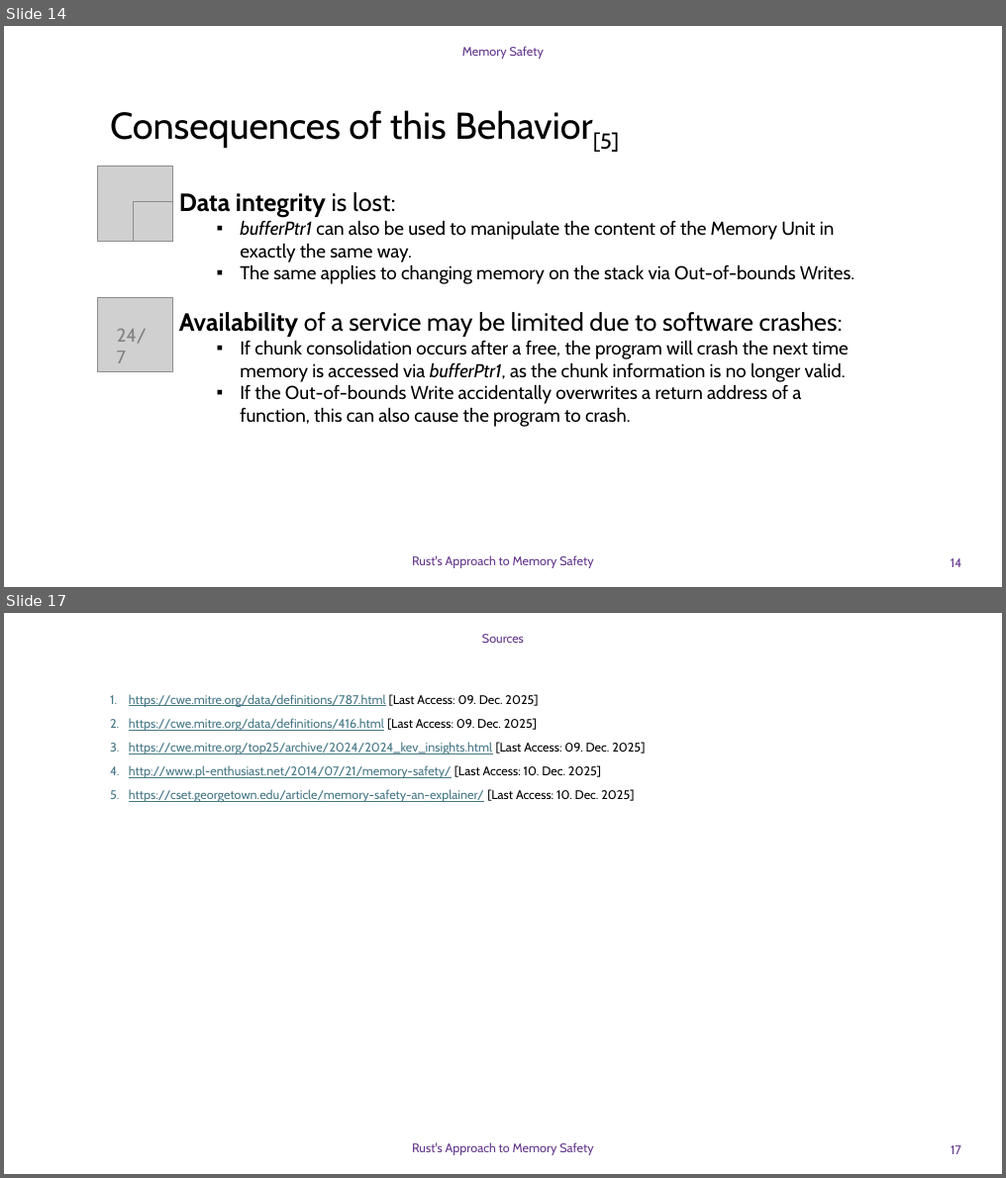
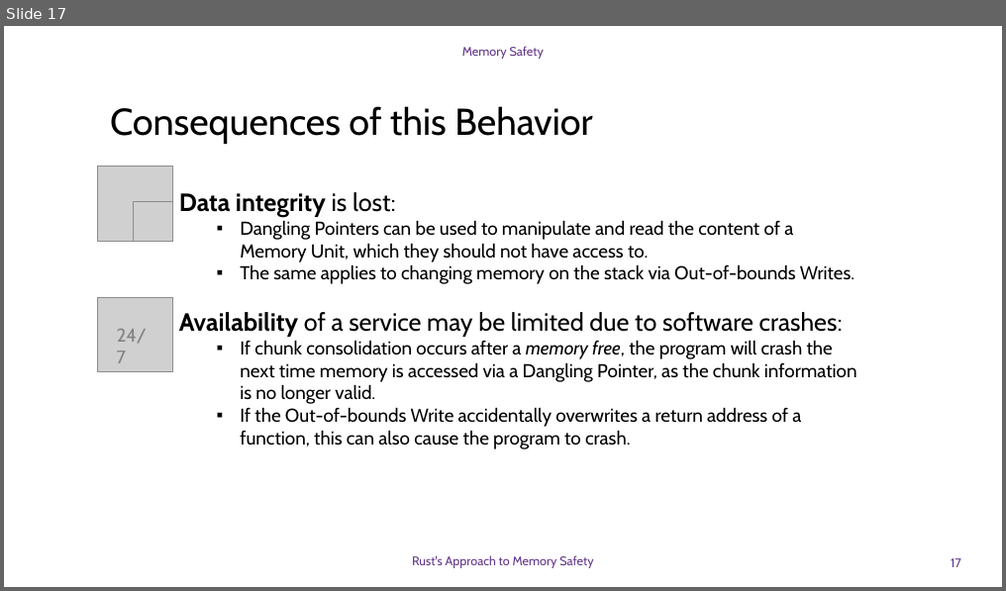
Before and after one commit to DavidGinfo/c-runtime-vs-rust-compiletime, a slide deck: Memory_Safety_Rust.pptx. Shown one above the other, each under a label of ours: slides 14 and 17 before the commit, slide 17 after it; the slides between them are not shown. The pictures are 1006x1178 and 1006x591 pixels, drawn with LibreOffice and Linux fonts; fonts in the diff are those of the drawing; grey boxes stand for pictures; background and template pictures are left out. Boxes give left, top, right and bottom in pixels: in the first picture for what was removed or moved away, otherwise in the second. Text is boxed around its words. In the diff, an @@ line names an element or a change of style, - is before the commit and + after.

```diff
--- a/Memory_Safety_Rust.pptx
+++ b/Memory_Safety_Rust.pptx
@@ slide 17 removed at (4,613,1002,1174), background #FFFFFF @@
@@ text removed at (482,634,524,643) @@
-Sources
@@ text removed at (129,694,645,802) @@
-1. https://cwe.mitre.org/data/definitions/787.html [Last Access: 09. Dec. 2025]
-2. https://cwe.mitre.org/data/definitions/416.html [Last Access: 09. Dec. 2025]
-3. https://cwe.mitre.org/top25/archive/2024/2024_kev_insights.html [Last Access: 09. Dec. 2025]
-4. http://www.pl-enthusiast.net/2014/07/21/memory-safety/ [Last Access: 10. Dec. 2025]
-5. https://cset.georgetown.edu/article/memory-safety-an-explainer/ [Last Access: 10. Dec. 2025]
@@ text removed at (412,1143,593,1156) @@
-Rust's Approach to Memory Safety
@@ page number removed at (950,1146,961,1155) @@
-17
@@ what was slide 14 is now slide 17 @@
@@ slide 17 changed as well @@
@@ text at (110,106,592,144): text changed @@
-Consequences of this Behavior[5]
+Consequences of this Behavior
@@ text at (240,220,793,263): text changed @@
-  ▪ bufferPtr1 can also be used to manipulate the content of the Memory Unit in exactly the same way.
+  ▪ Dangling Pointers can be used to manipulate and read the content of a Memory Unit, which they should not have access to.
@@ text at (240,340,857,404): text changed @@
-  ▪ If chunk consolidation occurs after a free, the program will crash the next time memory is accessed via bufferPtr1, as the chunk information is no longer valid.
+  ▪ If chunk consolidation occurs after a memory free, the program will crash the next time memory is accessed via a Dangling Pointer, as the chunk information is no longer valid.
@@ page number at (950,559,961,568): text changed @@
-14
+17
```
Also in this commit, not shown: 13 other slides changed, 15 slides added.
